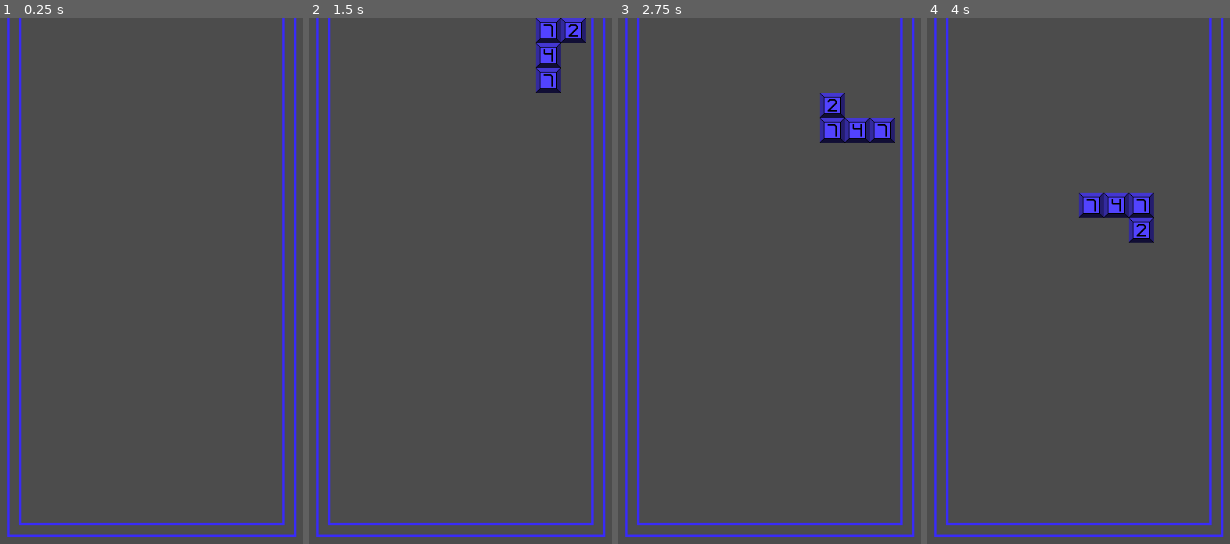
Above: before the commit, frames 1-4 (left to right).
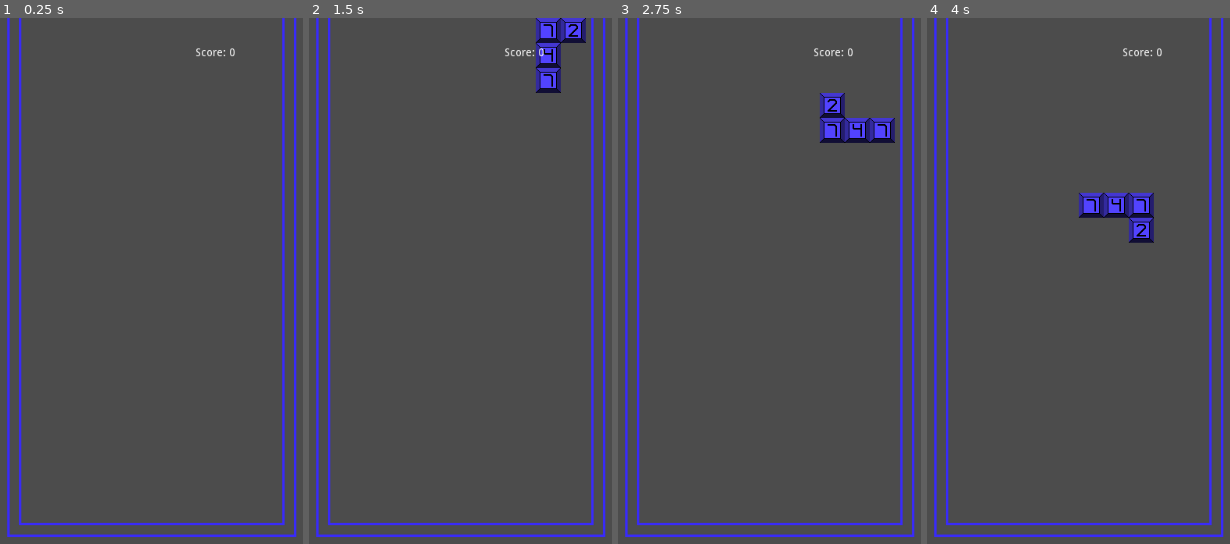
Above: after the commit, the same moments.

Repository: ImUrX/methris
Game: Godot game, scene res://Node2D.tscn
The game is run twice, just before and just after one commit, with the same random seed, the same clock (stepped at 60 frames per second) and the same inputs. The project has no main scene, so this scene is started directly.
Inputs:
- Up to frame 1 (0.25 s): no input
- Up to frame 2 (1.5 s): tap Enter at 0.5 s; hold Right (right) 0.53-1.28 s; tap Space (flip) at 0.6, 1.35 s; hold Down (down) from 1.28 s (still down)
- Up to frame 3 (2.75 s): release Down (down) at 2.03 s; hold Right (right) from 2.03 s (still down); tap Space (flip) at 2.1 s
- Up to frame 4 (4 s): tap Space (flip) at 2.75, 2.85, 3.6 s; release Right (right) at 3.53 s; hold A (left) from 3.53 s (still down)

The runs differ from the first frame. In frame 1, less than 0.1% of the frame differs, in the area x 64-78%, y 5-8%; in frame 2, less than 0.1%; in frame 3, less than 0.1%; in frame 4, less than 0.1%.

Commit message:
Functional Score

Diff:
--- a/Node2D.tscn
+++ b/Node2D.tscn
@@ -349,6 +349,15 @@
 cell_size = Vector2( 32, 32 )
 format = 1
 script = ExtResource( 9 )
+
+[node name="ScoreLabel" type="Label" parent="TileMap/NumberMap"]
+margin_left = 536.212
+margin_top = 38.4037
+margin_right = 634.212
+margin_bottom = 63.4037
+__meta__ = {
+"_edit_use_anchors_": false
+}
 [connection signal="allFullLineDone" from="TileMap" to="TileMap/AnimationMap" method="_on_TileMap_allFullLineDone"]
 [connection signal="flip" from="TileMap" to="TileMap/NumberMap" method="_on_TileMap_flip"]
 [connection signal="fullLineDone" from="TileMap" to="TileMap/NumberMap" method="_on_TileMap_fullLineDone"]
--- a/NumberMap.gd
+++ b/NumberMap.gd
@@ -15,6 +15,7 @@
 
 func _ready():
 	rng.randomize()
+	get_parent().actualizarScore()
 
 func _on_TileMap_newBlock(block):
 	self.x = block.x
@@ -47,15 +48,14 @@
 func _on_TileMap_fullLineDone(_y: int):
 	var ran = range(get_parent().yMax[0], _y)
 	ran.invert()
-	var suma = 0
 	for j in range (get_parent().xMax[0], get_parent().xMax[1]):
-		suma += self.get_cell(j, _y)
+		get_parent().score += self.get_cell(j, _y)
 		self.set_cell(j, _y, -1) # aca estoy borrando la linea
-	print("conseguiste %d puntos" % suma)
 	for j in range(get_parent().xMax[0], get_parent().xMax[1]):
 		for k in ran:
 			self.set_cell(j, k + 1, self.get_cell(j, k))
 			self.set_cell(j, k, -1)
+	get_parent().actualizarScore()
 
 func resetMatrix():
 	for _x in range(4):
--- a/TileMap.gd
+++ b/TileMap.gd
@@ -9,7 +9,7 @@
 var rng = RandomNumberGenerator.new()
 var controls = load("res://Controls.gd").new()
 var instance
-var score
+var score = 0
 # var b = "text"
 
 signal fullLineDone(y)
@@ -93,6 +93,5 @@
 		if not (self.get_cell(x, y) >= 3): return false
 	return true
 
-func addScore():
-
-	return
+func actualizarScore():
+	$NumberMap/ScoreLabel.set_text("Score: %d" % score)
